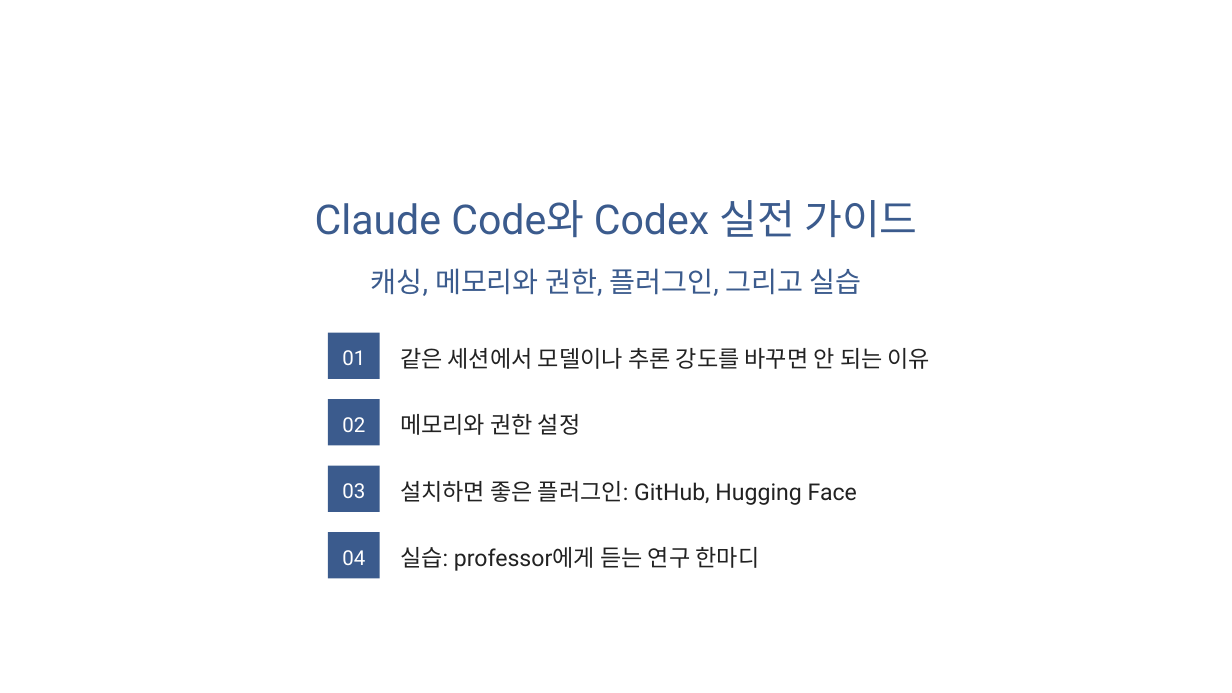
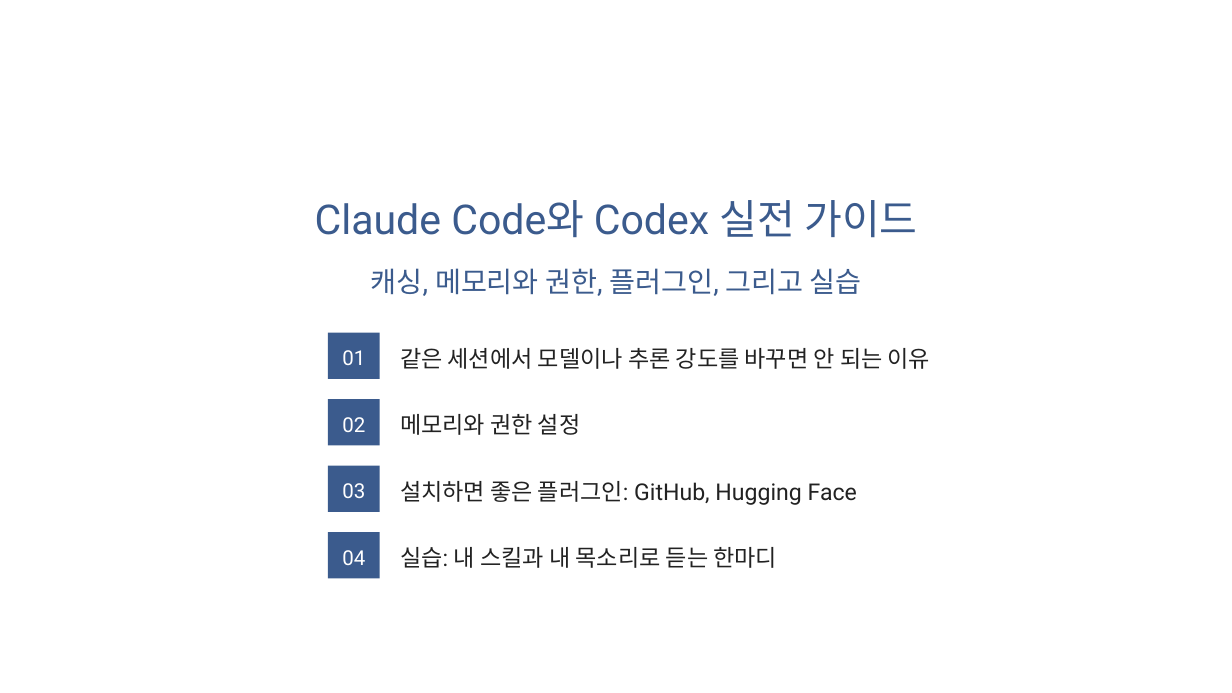
Before and after one commit to jumincho/AI-JBNU-2026, a slide deck: slide 42 of AI-JBNU-2026-jumincho.pptx. Drawn at 1232x693 pixels with LibreOffice and Linux fonts; fonts in the diff are those of the drawing; background and template pictures are left out. Boxes give left, top, right and bottom in pixels: in the first picture for what was removed or moved away, otherwise in the second. Text is boxed around its words. In the diff, an @@ line names an element or a change of style, - is before the commit and + after.

```diff
--- a/AI-JBNU-2026-jumincho.pptx
+++ b/AI-JBNU-2026-jumincho.pptx
@@ text at (400, 547, 777, 568): text changed @@
-실습: professor에게 듣는 연구 한마디
+실습: 내 스킬과 내 목소리로 듣는 한마디
```
Also in this commit, not shown: 7 other slides changed, 6 other files.
